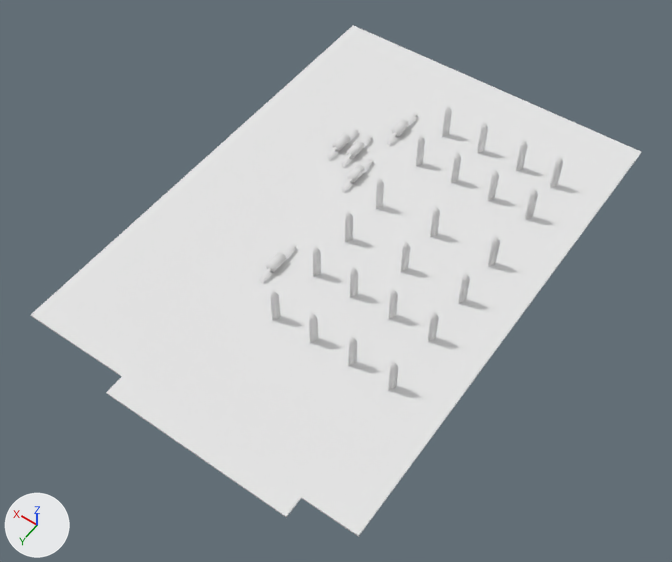
The Blender file vl.vlabs.com.ua/models/hvac/bryantAirHandler/controlBoardHK61EA005/controlBoardHK61EA005.blend, before and after one commit.
Camera for both pictures: a 50 mm lens placed at (-0.454, 0.524, 0.977), pointed at (0.0, -0.112, -0.022). The axes (+X, +Y, +Z) are drawn at lower left. The lights are the same throughout.

Objects in the first picture: 'controlBoardHK61EA005'.
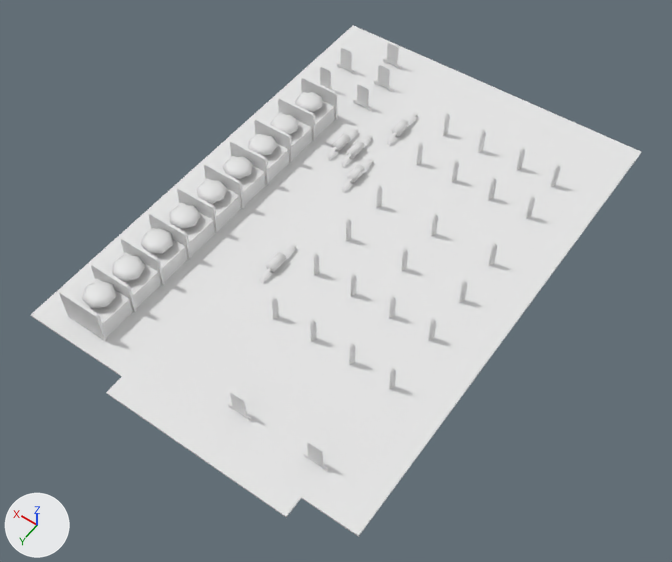
Commit message: VLabs: controlBoardHK61EA005 model in progress

Diff of the bpy script that builds the scene:
```diff
--- a/vl.vlabs.com.ua/models/hvac/bryantAirHandler/controlBoardHK61EA005/controlBoardHK61EA005.blend.py
+++ b/vl.vlabs.com.ua/models/hvac/bryantAirHandler/controlBoardHK61EA005/controlBoardHK61EA005.blend.py
@@ me_controlboardhk61ea005geometry @@
-me_controlboardhk61ea005geometry.from_pydata(...)  # 320 vertices, 217 faces; spans x -0.239..0.284, y -0.559..0.205, z -0.002..0.062
+me_controlboardhk61ea005geometry.from_pydata(...)  # 722 vertices, 489 faces; spans x -0.239..0.284, y -0.559..0.205, z -0.005..0.056
+# me_controlboardhk61ea005geometry part 1: 342 vertices added at x 0.137..0.243, y -0.51..0.152, z -0.005..0.056
+# me_controlboardhk61ea005geometry part 2: 154 vertices moved from x -0.169..0.025, y -0.425..0.004, z 0.003..0.062 to x -0.167..0.023, y -0.424..0.002, z 0.002..0.048
+# me_controlboardhk61ea005geometry part 3: 30 vertices added at x -0.164..-0.13, y 0.133..0.135, z -0.005..0.044
+# me_controlboardhk61ea005geometry part 4: 30 vertices added at x -0.052..-0.018, y 0.133..0.135, z -0.005..0.044
+# me_controlboardhk61ea005geometry part 5: the surface is now shaded flat
 me_controlboardhk61ea005geometry.materials.append(mat_controlboardhk61ea005material)
@@ ob_screwc @@
+ob_screwc = bpy.data.objects.new('screwC', me_screwgeometry)  # 29 vertices, 19 faces; spans x -0.021..0.021, y -0.0194..0.0216, z -0.0235..0.0111; in mat_controlboardhk61ea005_jpg (its picture is missing)
+ob_screwc.parent = ob_controlboardhk61ea005
+ob_screwc.location = (0.202, -0.326, 0.0361)
@@ ob_screw0 @@
+ob_screw0 = bpy.data.objects.new('screw0', me_screwgeometry)  # 29 vertices, 19 faces; spans x -0.021..0.021, y -0.0194..0.0216, z -0.0235..0.0111; in mat_controlboardhk61ea005_jpg (its picture is missing)
+ob_screw0.parent = ob_controlboardhk61ea005
+ob_screw0.location = (0.202, -0.265, 0.0361)
+ob_screw0.rotation_euler = (0.0, 0.0, 0.759)  # degrees (0, 0, 43)
@@ ob_screwg @@
+ob_screwg = bpy.data.objects.new('screwG', me_screwgeometry)  # 29 vertices, 19 faces; spans x -0.021..0.021, y -0.0194..0.0216, z -0.0235..0.0111; in mat_controlboardhk61ea005_jpg (its picture is missing)
+ob_screwg.parent = ob_controlboardhk61ea005
+ob_screwg.location = (0.202, -0.212, 0.0361)
+ob_screwg.rotation_euler = (0.0, 0.0, -0.522)  # degrees (0, 0, -30)
@@ ob_screwyy2 @@
+ob_screwyy2 = bpy.data.objects.new('screwYY2', me_screwgeometry)  # 29 vertices, 19 faces; spans x -0.021..0.021, y -0.0194..0.0216, z -0.0235..0.0111; in mat_controlboardhk61ea005_jpg (its picture is missing)
+ob_screwyy2.parent = ob_controlboardhk61ea005
+ob_screwyy2.location = (0.202, -0.157, 0.0361)
+ob_screwyy2.rotation_euler = (0.0, 0.0, 0.732)  # degrees (0, 0, 42)
@@ ob_screwy1 @@
+ob_screwy1 = bpy.data.objects.new('screwY1', me_screwgeometry)  # 29 vertices, 19 faces; spans x -0.021..0.021, y -0.0194..0.0216, z -0.0235..0.0111; in mat_controlboardhk61ea005_jpg (its picture is missing)
+ob_screwy1.parent = ob_controlboardhk61ea005
+ob_screwy1.location = (0.202, -0.1, 0.0361)
+ob_screwy1.rotation_euler = (0.0, 0.0, 1.533)  # degrees (0, 0, 88)
@@ ob_screww2 @@
+ob_screww2 = bpy.data.objects.new('screwW2', me_screwgeometry)  # 29 vertices, 19 faces; spans x -0.021..0.021, y -0.0194..0.0216, z -0.0235..0.0111; in mat_controlboardhk61ea005_jpg (its picture is missing)
+ob_screww2.parent = ob_controlboardhk61ea005
+ob_screww2.location = (0.202, -0.0433, 0.0361)
+ob_screww2.rotation_euler = (0.0, 0.0, 2.325)  # degrees (0, 0, 133)
@@ ob_screww1 @@
+ob_screww1 = bpy.data.objects.new('screwW1', me_screwgeometry)  # 29 vertices, 19 faces; spans x -0.021..0.021, y -0.0194..0.0216, z -0.0235..0.0111; in mat_controlboardhk61ea005_jpg (its picture is missing)
+ob_screww1.parent = ob_controlboardhk61ea005
+ob_screww1.location = (0.202, 0.0105, 0.0361)
+ob_screww1.rotation_euler = (0.0, 0.0, 2.859)  # degrees (0, 0, 164)
@@ ob_screwb @@
+ob_screwb = bpy.data.objects.new('screwB', me_screwgeometry)  # 29 vertices, 19 faces; spans x -0.021..0.021, y -0.0194..0.0216, z -0.0235..0.0111; in mat_controlboardhk61ea005_jpg (its picture is missing)
+ob_screwb.parent = ob_controlboardhk61ea005
+ob_screwb.location = (0.202, 0.0663, 0.0361)
+ob_screwb.rotation_euler = (0.0, 0.0, 0.521)  # degrees (0, 0, 30)
@@ ob_screwdh @@
+ob_screwdh = bpy.data.objects.new('screwDh', me_screwgeometry)  # 29 vertices, 19 faces; spans x -0.021..0.021, y -0.0194..0.0216, z -0.0235..0.0111; in mat_controlboardhk61ea005_jpg (its picture is missing)
+ob_screwdh.parent = ob_controlboardhk61ea005
+ob_screwdh.location = (0.202, 0.119, 0.0361)
+ob_screwdh.rotation_euler = (0.0, 0.0, 3.008)  # degrees (0, 0, 172)
```

Boxes (x1, y1, x2, y2) around the edits, measured in the pictures (672 x 562 px; the box of a moved part takes in the faces that stretch with it):
'screwDh', added: after (82, 280, 116, 308)
'screwB', added: after (112, 255, 145, 282)
'screwW1', added: after (141, 228, 173, 253)
'screwW2', added: after (170, 205, 201, 229)
'screwY1', added: after (197, 181, 227, 204)
'screwYY2', added: after (223, 157, 253, 179)
'screwG', added: after (248, 134, 277, 156)
'screwC', added: after (295, 92, 322, 112)
'screw0', added: after (270, 115, 298, 134)
part 1 of me_controlboardhk61ea005geometry, added: after (60, 43, 401, 341)
part 2 of me_controlboardhk61ea005geometry, moved or reshaped: before (270, 104, 563, 390); after (272, 111, 560, 389)
part 3 of me_controlboardhk61ea005geometry, added: after (303, 442, 328, 472)
part 4 of me_controlboardhk61ea005geometry, added: after (228, 392, 251, 421)
